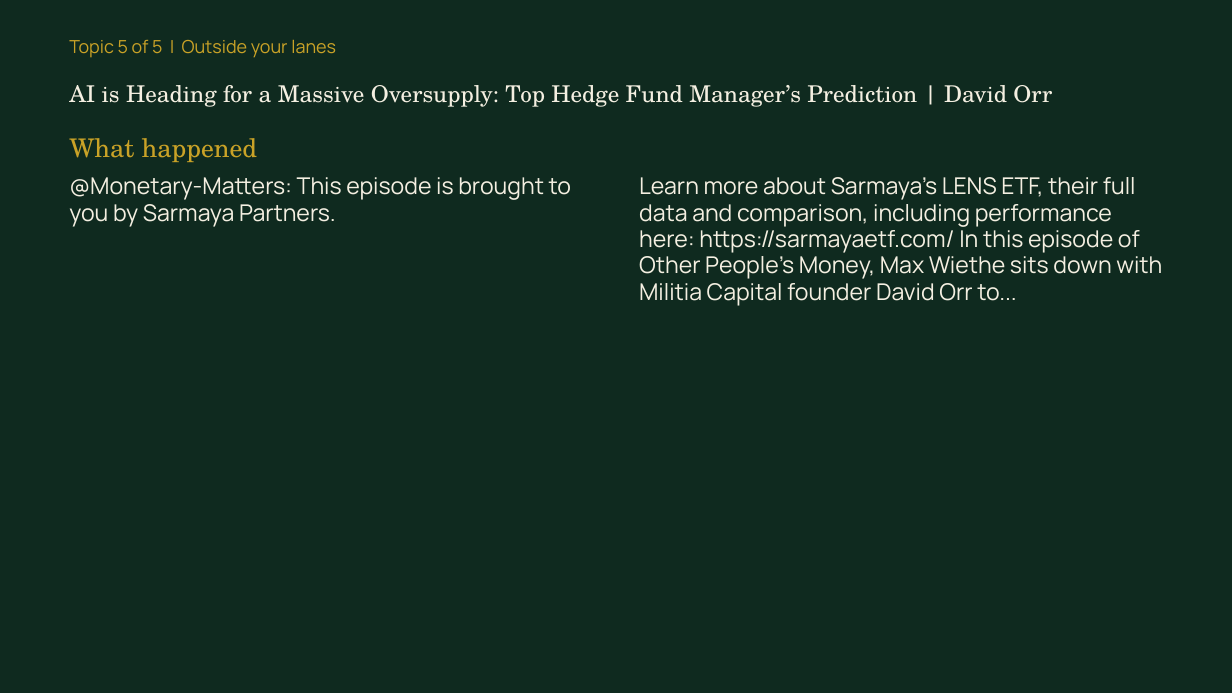
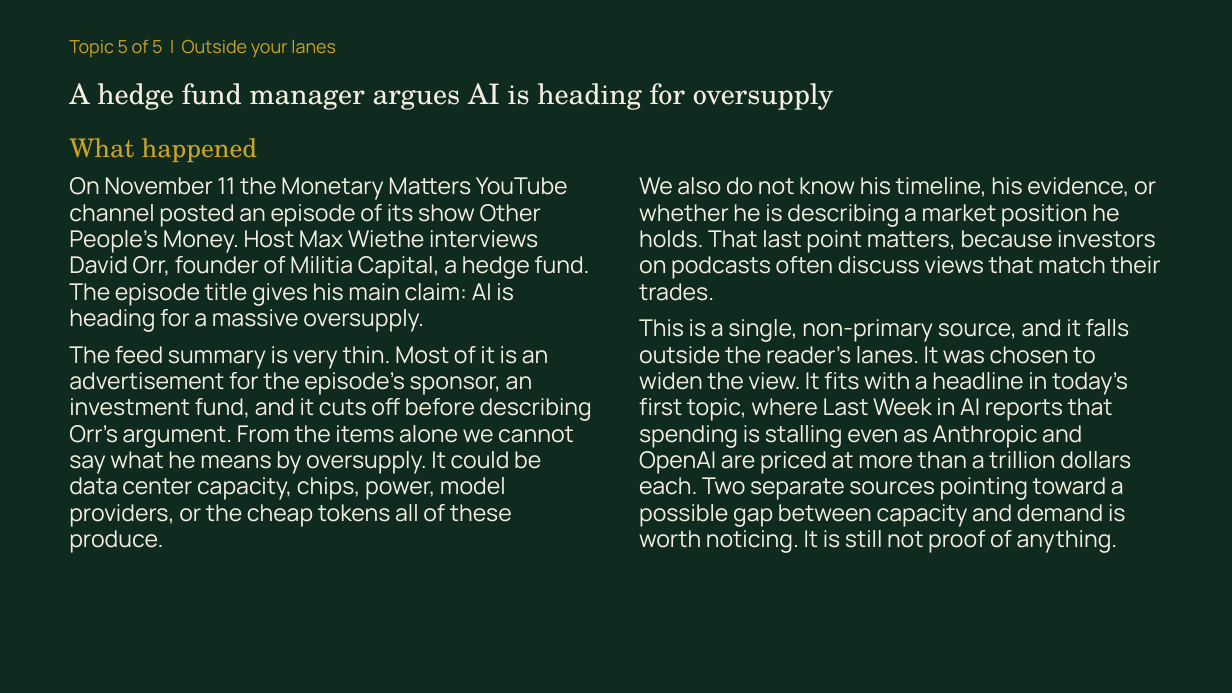
Before and after one commit to syb-code/news-digest, a slide deck: slide 14 of docs/learn/2026-11-11/briefing.pptx. Drawn at 1232x693 pixels with LibreOffice and Linux fonts; fonts in the diff are those of the drawing. Boxes give left, top, right and bottom in pixels: in the first picture for what was removed or moved away, otherwise in the second. Text is boxed around its words. In the diff, an @@ line names an element or a change of style, - is before the commit and + after.

```diff
--- a/docs/learn/2026-11-11/briefing.pptx
+++ b/docs/learn/2026-11-11/briefing.pptx
@@ text at bbox=[69, 83, 833, 110]: text changed; size 18 to 22 pt @@
-AI is Heading for a Massive Oversupply: Top Hedge Fund Manager’s Prediction | David Orr
+A hedge fund manager argues AI is heading for oversupply
@@ text at bbox=[69, 177, 592, 553]: text changed @@
-@Monetary-Matters: This episode is brought to you by Sarmaya Partners.
+On November 11 the Monetary Matters YouTube channel posted an episode of its show Other People's Money. Host Max Wiethe interviews David Orr, founder of Militia Capital, a hedge fund. The episode title gives his main claim: AI is heading for a massive oversupply.
+The feed summary is very thin. Most of it is an advertisement for the episode's sponsor, an investment fund, and it cuts off before describing Orr's argument. From the items alone we cannot say what he means by oversupply. It could be data center capacity, chips, power, model providers, or the cheap tokens all of these produce.
@@ text at bbox=[639, 177, 1160, 553]: text changed @@
-Learn more about Sarmaya’s LENS ETF, their full data and comparison, including performance here: https://sarmayaetf.com/ In this episode of Other People's Money, Max Wiethe sits down with Militia Capital founder David Orr to...
+We also do not know his timeline, his evidence, or whether he is describing a market position he holds. That last point matters, because investors on podcasts often discuss views that match their trades.
+This is a single, non-primary source, and it falls outside the reader's lanes. It was chosen to widen the view. It fits with a headline in today's first topic, where Last Week in AI reports that spending is stalling even as Anthropic and OpenAI are priced at more than a trillion dollars each. Two separate sources pointing toward a possible gap between capacity and demand is worth noticing. It is still not proof of anything.
```
Also in this commit, not shown: 16 other slides changed, 5 other files.
